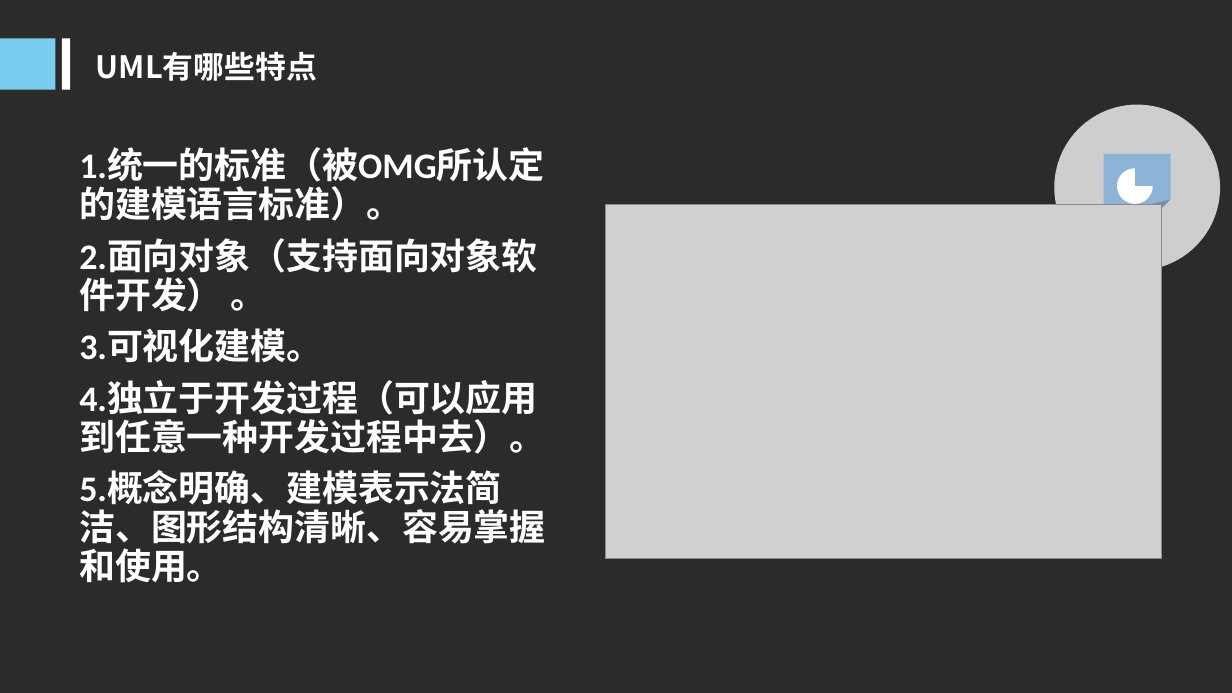
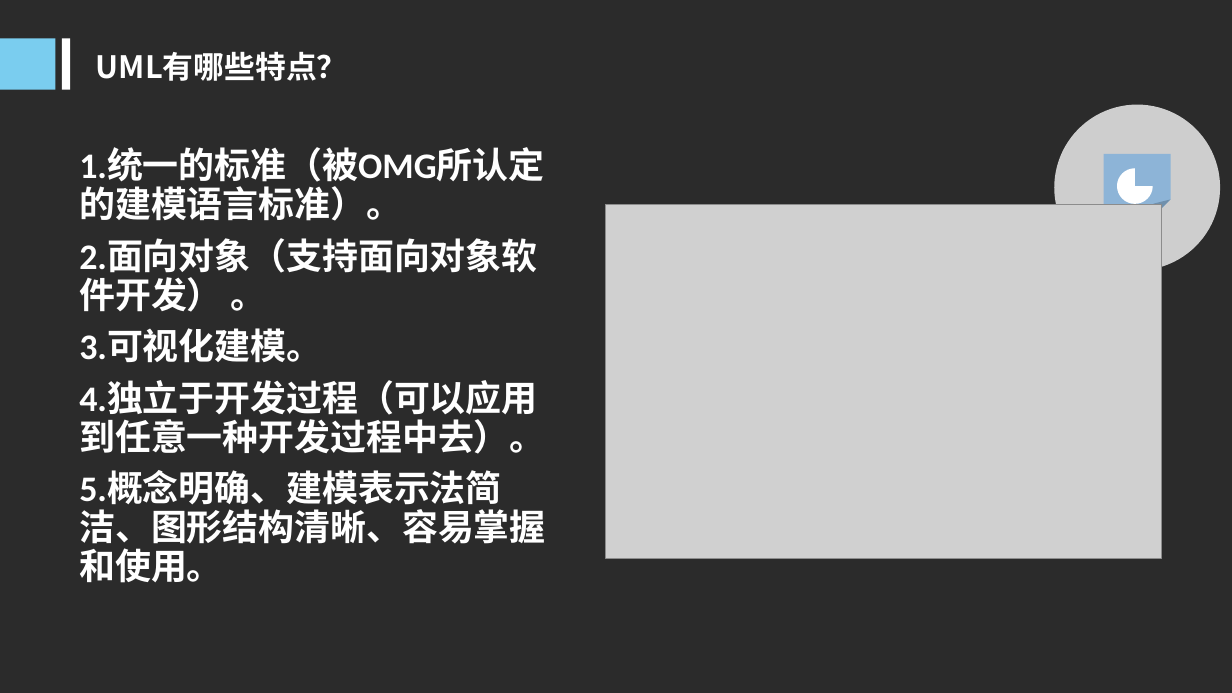
Before and after one commit to woncat/PRD2017, a slide deck: slide 13 of PRD-2017-G25-UML概述PPT V1.0.ppt. Drawn at 1232x693 pixels with LibreOffice and Linux fonts; fonts in the diff are those of the drawing; grey boxes stand for pictures; background and template pictures are left out; a plain dark background stands for a picture behind light text. Boxes give left, top, right and bottom in pixels: in the first picture for what was removed or moved away, otherwise in the second. Text is boxed around its words. In the diff, an @@ line names an element or a change of style, - is before the commit and + after.

```diff
--- a/PRD-2017-G25-UML概述PPT V1.0.ppt
+++ b/PRD-2017-G25-UML概述PPT V1.0.ppt
@@ text at [96, 52, 348, 81]: text changed @@
-UML有哪些特点
+UML有哪些特点？
```
Also in this commit, not shown: 11 other slides changed.
